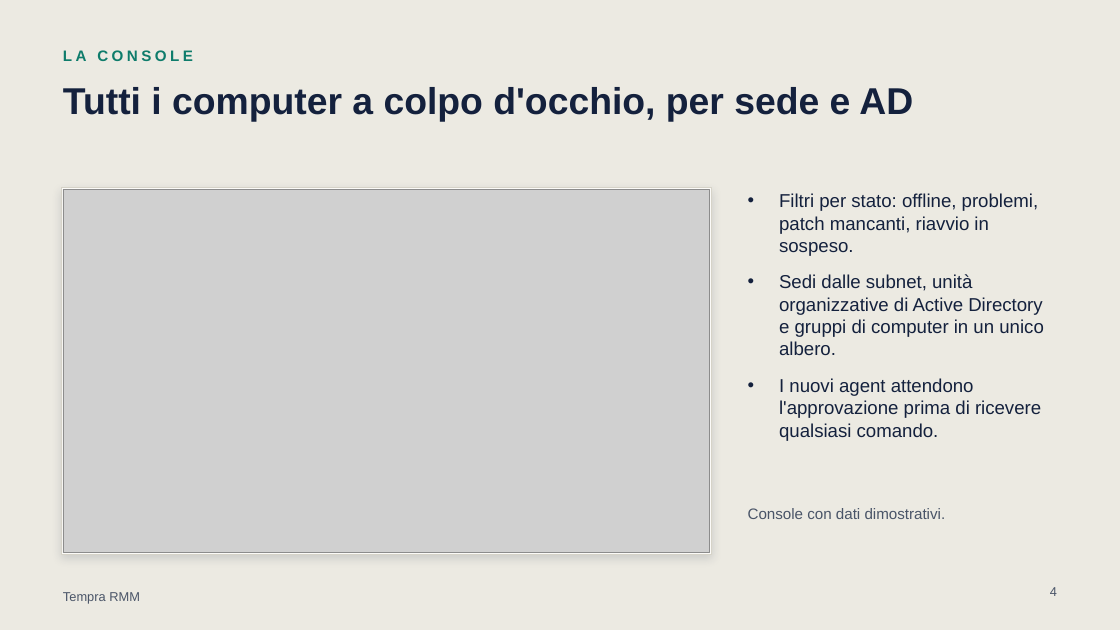
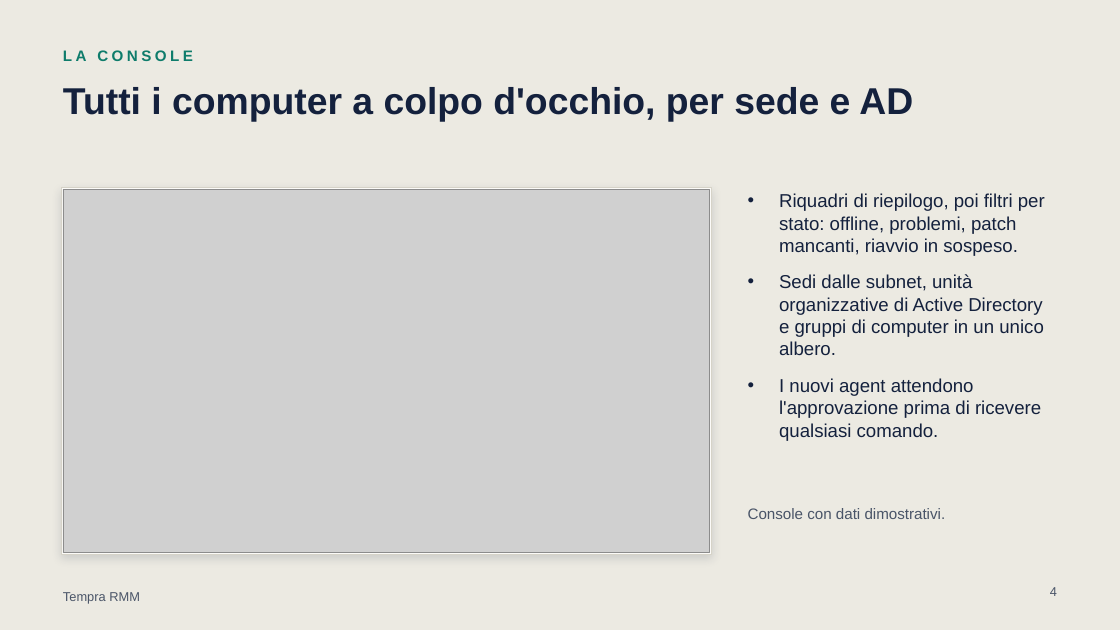
Before and after one commit to stefanozanarini/tempra-rmm, a slide deck: slide 4 of docs/presentation/Tempra-RMM-presentazione-IT.pptx. Drawn at 1120x630 pixels with LibreOffice and Linux fonts; fonts in the diff are those of the drawing; grey boxes stand for pictures. Boxes give left, top, right and bottom in pixels: in the first picture for what was removed or moved away, otherwise in the second. Text is boxed around its words. In the diff, an @@ line names an element or a change of style, - is before the commit and + after.

```diff
--- a/docs/presentation/Tempra-RMM-presentazione-IT.pptx
+++ b/docs/presentation/Tempra-RMM-presentazione-IT.pptx
@@ text at <box>779,193,1045,256</box>: text changed @@
-• Filtri per stato: offline, problemi, patch mancanti, riavvio in sospeso.
+• Riquadri di riepilogo, poi filtri per stato: offline, problemi, patch mancanti, riavvio in sospeso.
```
Also in this commit, not shown: 2 other slides changed, 17 other files.
